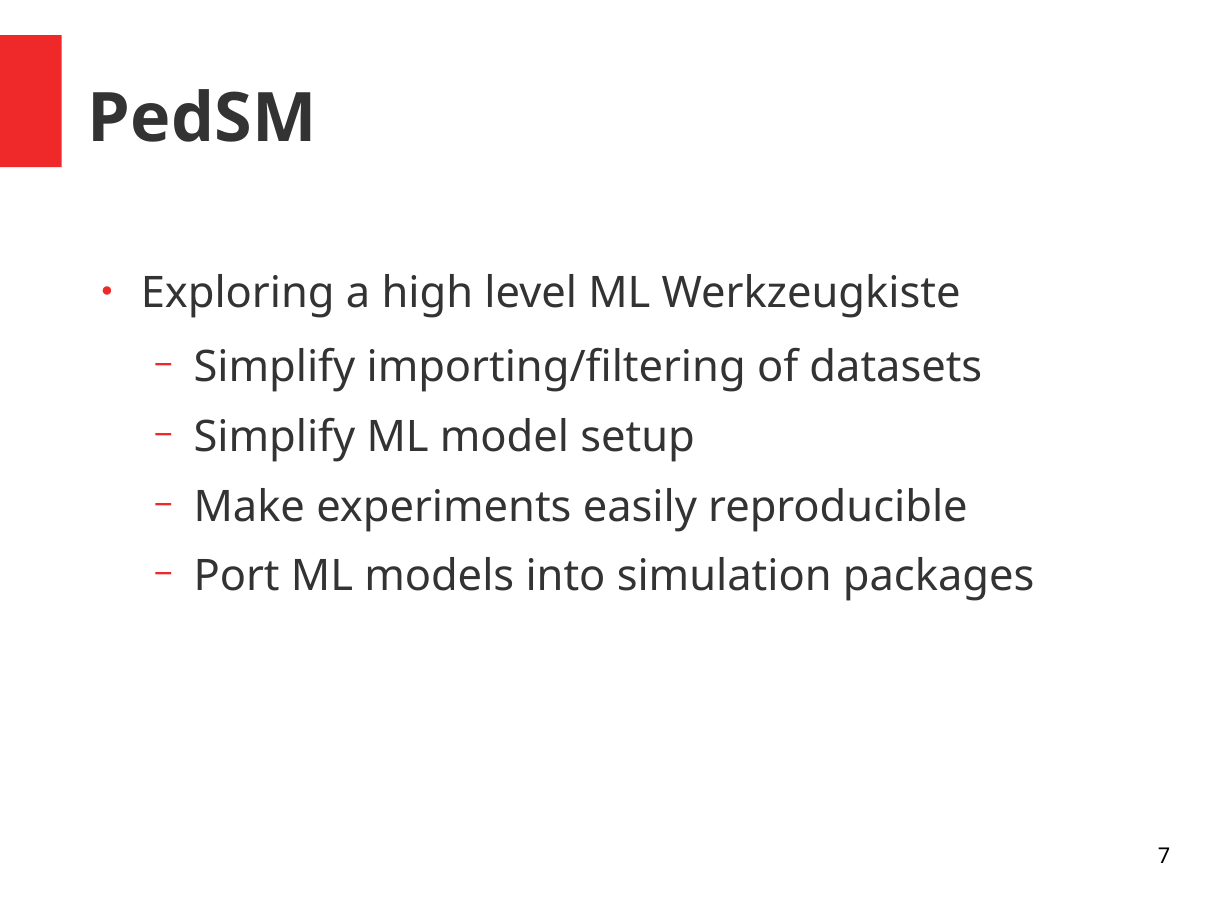
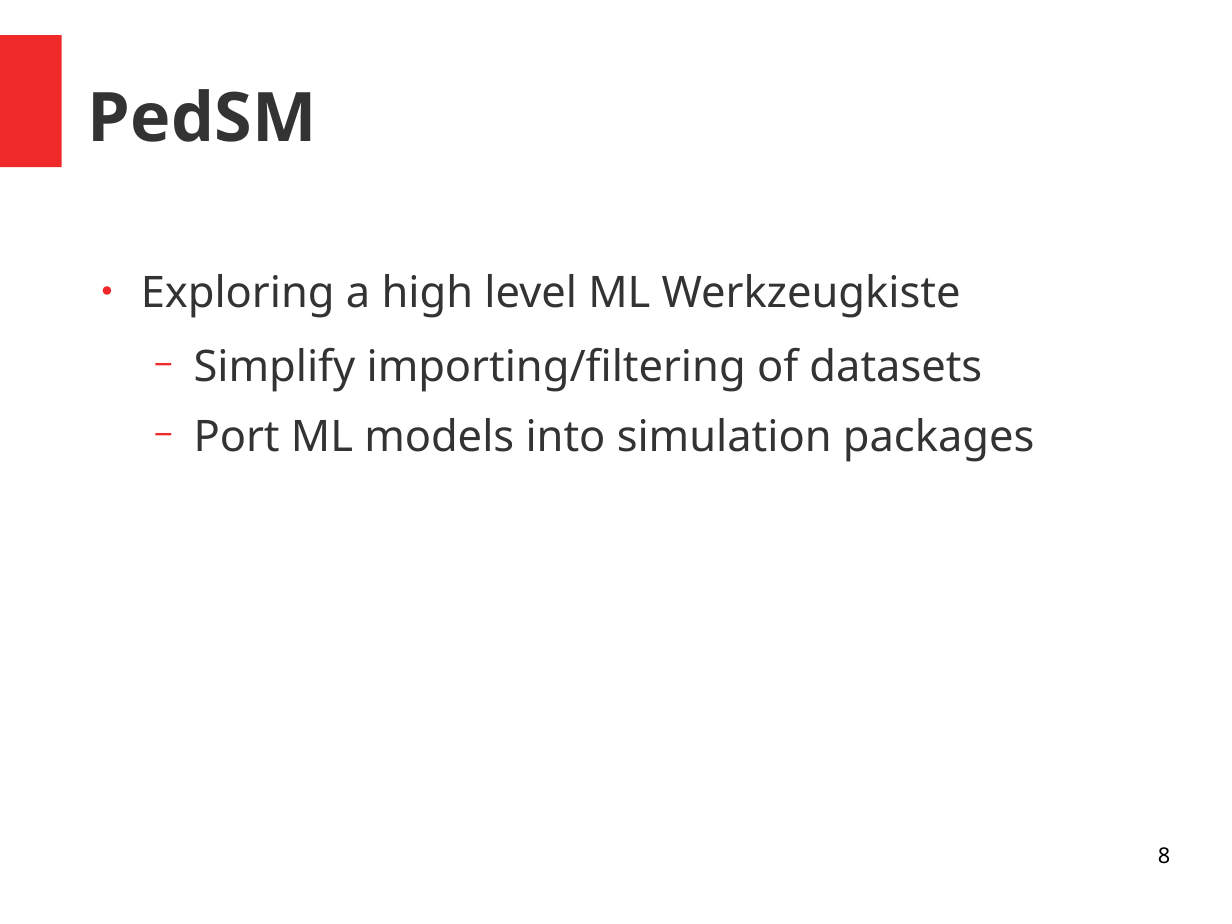
Before and after one commit to fusionby2030/greedy-pillows, a slide deck: slide 8 of doc/ENR-WP2-250821-overview.odp (slide 7 before the commit). Drawn at 1232x924 pixels with LibreOffice and Linux fonts; fonts in the diff are those of the drawing. Boxes give left, top, right and bottom in pixels: in the first picture for what was removed or moved away, otherwise in the second. Text is boxed around its words. In the diff, an @@ line names an element or a change of style, - is before the commit and + after.

```diff
--- a/doc/ENR-WP2-250821-overview.odp
+++ b/doc/ENR-WP2-250821-overview.odp
@@ text at [194,417,968,532]: paragraphs removed @@
-  − Simplify ML model setup
-  − Make experiments easily reproducible
@@ page number at [1158,847,1170,864]: text changed @@
-7
+8
```
Also in this commit, not shown: 5 other slides changed, 1 slide added.
